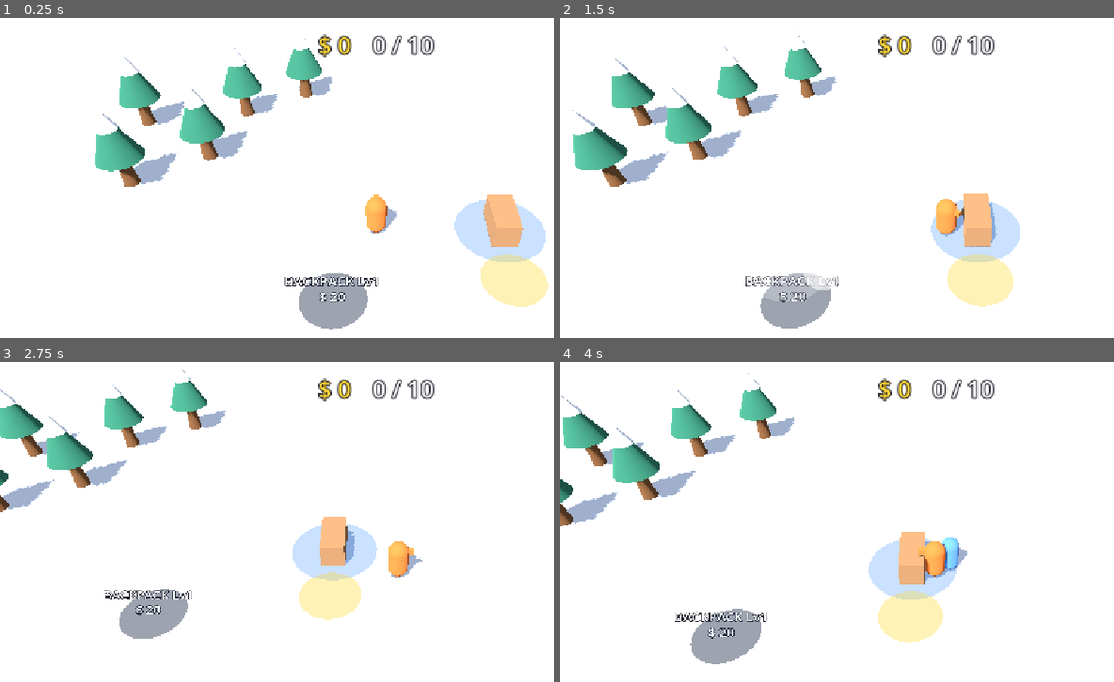
Above: before the commit, frames 1-4 (two rows, left to right).
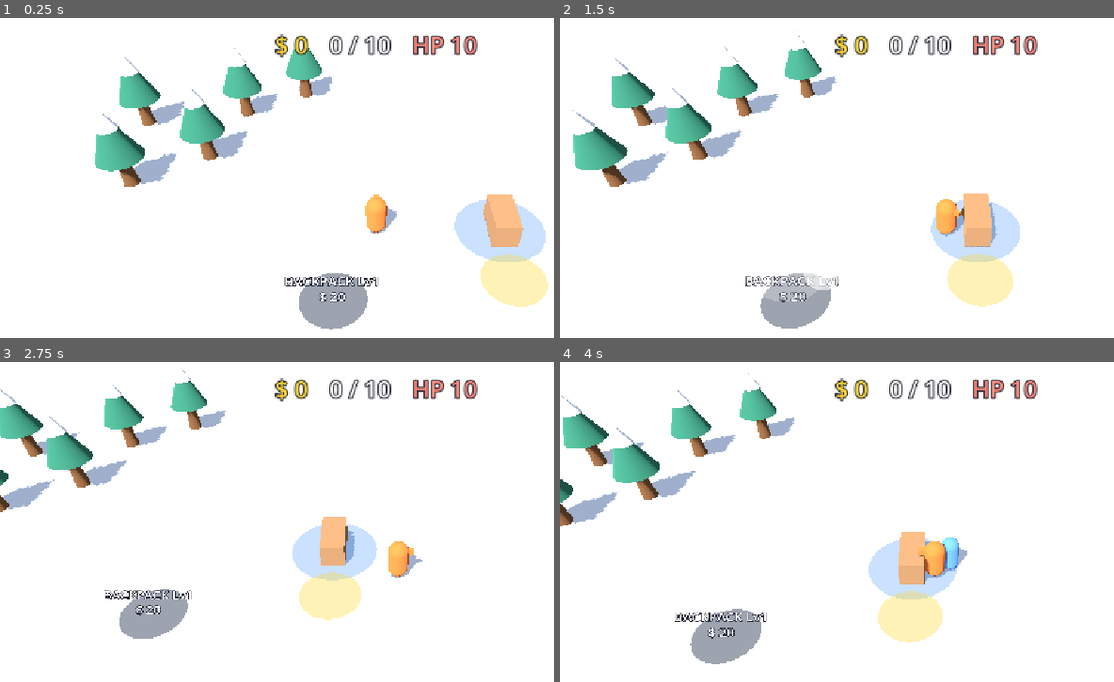
Above: after the commit, the same moments.

Repository: kimpro4214/FrostCamp
Game: Godot game, scene res://frost_camp/scenes/main.tscn
Same seed, same stepped clock (60 frames per second), same inputs: the game is played once before the commit and once after it.
Inputs (mouse positions are in pixels of both pictures, inside the frame that each line leads up to):
- Up to frame 1 (0.25 s): no input
- Up to frame 2 (1.5 s): tap Enter at 0.5 s; move the mouse to (1102, 206) at 0.52 s; hold D 0.53-1.25 s; click (1102, 206) at 0.67 s; drag from (787, 251) to (897, 312) at 1.27 s
- Up to frame 3 (2.75 s): move the mouse to (448, 480) at 2.02 s; hold D from 2.03 s (still down)
- Up to frame 4 (4 s): release D at 2.75 s; drag from (897, 656) to (709, 509) at 2.77 s; move the mouse to (outside the picture) at 3.52 s; hold A from 3.53 s (still down)

The runs differ from the first frame. In frame 1, 1.4% of the frame differs, in the area x 49-87%, y 4-13%; in frame 2, 1.4%; in frame 3, 1.4%; in frame 4, 1.4%.

Commit message:
feat: 프로스트 캠프 HUD에 체력 표시 추가

Diff:
--- a/frost_camp/ui/hud.gd
+++ b/frost_camp/ui/hud.gd
@@ -1,11 +1,12 @@
 extends CanvasLayer
-## 화면 위 정보: 지갑의 돈과 등 뒤 적재량.
+## 화면 위 정보: 지갑의 돈, 등 뒤 적재량, 체력.
 
 var sim: FrostSim
 
 @onready var joystick: Control = $Joystick
 @onready var _money_label: Label = $Top/Money
 @onready var _stack_label: Label = $Top/Stack
+@onready var _hp_label: Label = $Top/Hp
 
 
 func setup(frost_sim: FrostSim) -> void:
@@ -16,3 +17,10 @@
 	_money_label.text = "$ %d" % sim.money
 	var stack := sim.player.stack
 	_stack_label.text = "%d / %d" % [stack.items.size(), stack.capacity]
+	var player := sim.player
+	if player.dazed_left > 0.0:
+		_hp_label.text = "DAZED %.1f" % player.dazed_left
+		_hp_label.modulate = Color(0.7, 0.7, 0.75)
+	else:
+		_hp_label.text = "HP %d" % ceili(player.hp)
+		_hp_label.modulate = Color.WHITE
--- a/frost_camp/ui/hud.tscn
+++ b/frost_camp/ui/hud.tscn
@@ -42,3 +42,11 @@
 theme_override_constants/outline_size = 8
 theme_override_font_sizes/font_size = 36
 text = "0 / 10"
+
+[node name="Hp" type="Label" parent="Top"]
+layout_mode = 2
+theme_override_colors/font_color = Color(1, 0.55, 0.5, 1)
+theme_override_colors/font_outline_color = Color(0.1, 0.1, 0.15, 1)
+theme_override_constants/outline_size = 8
+theme_override_font_sizes/font_size = 36
+text = "HP 10"
